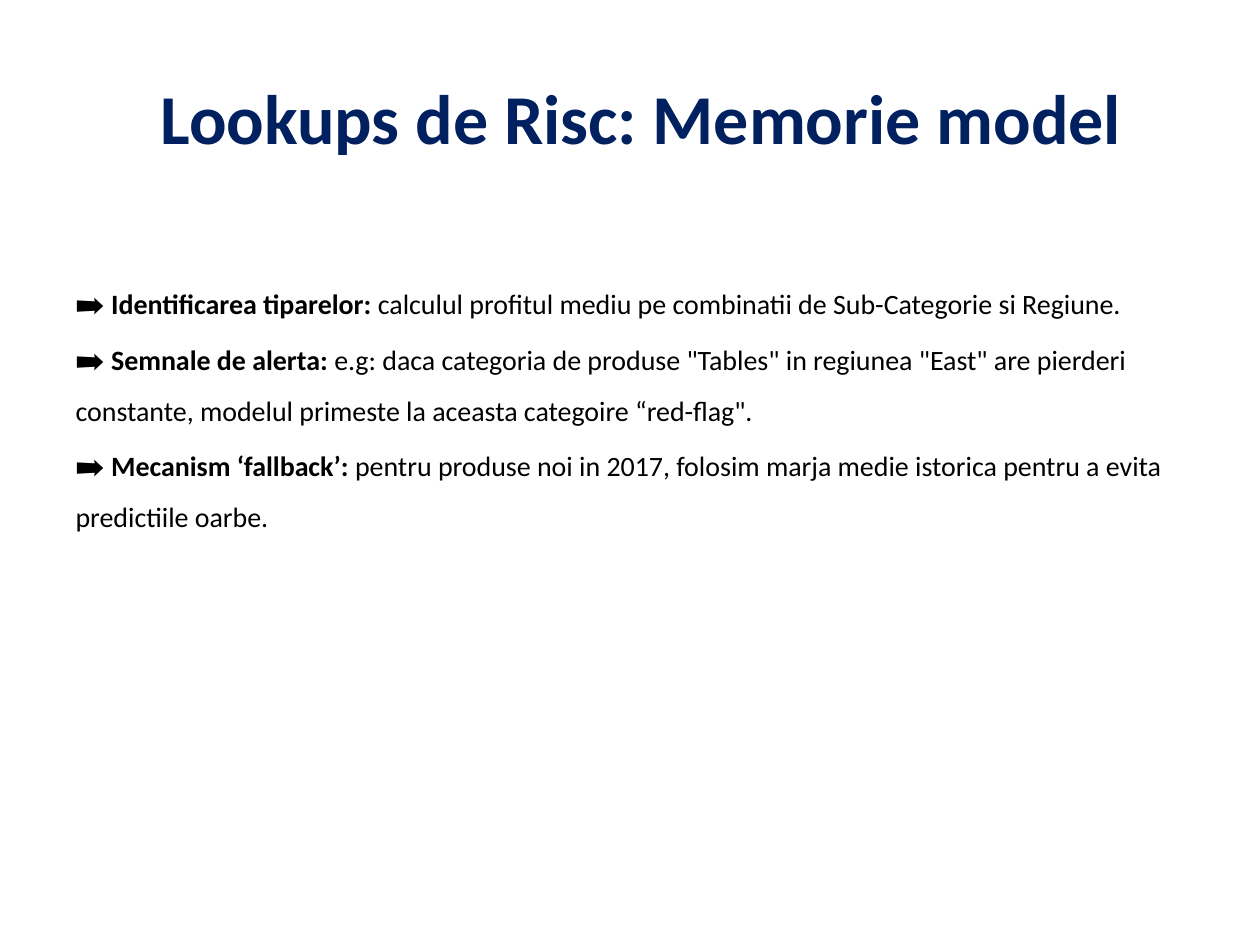
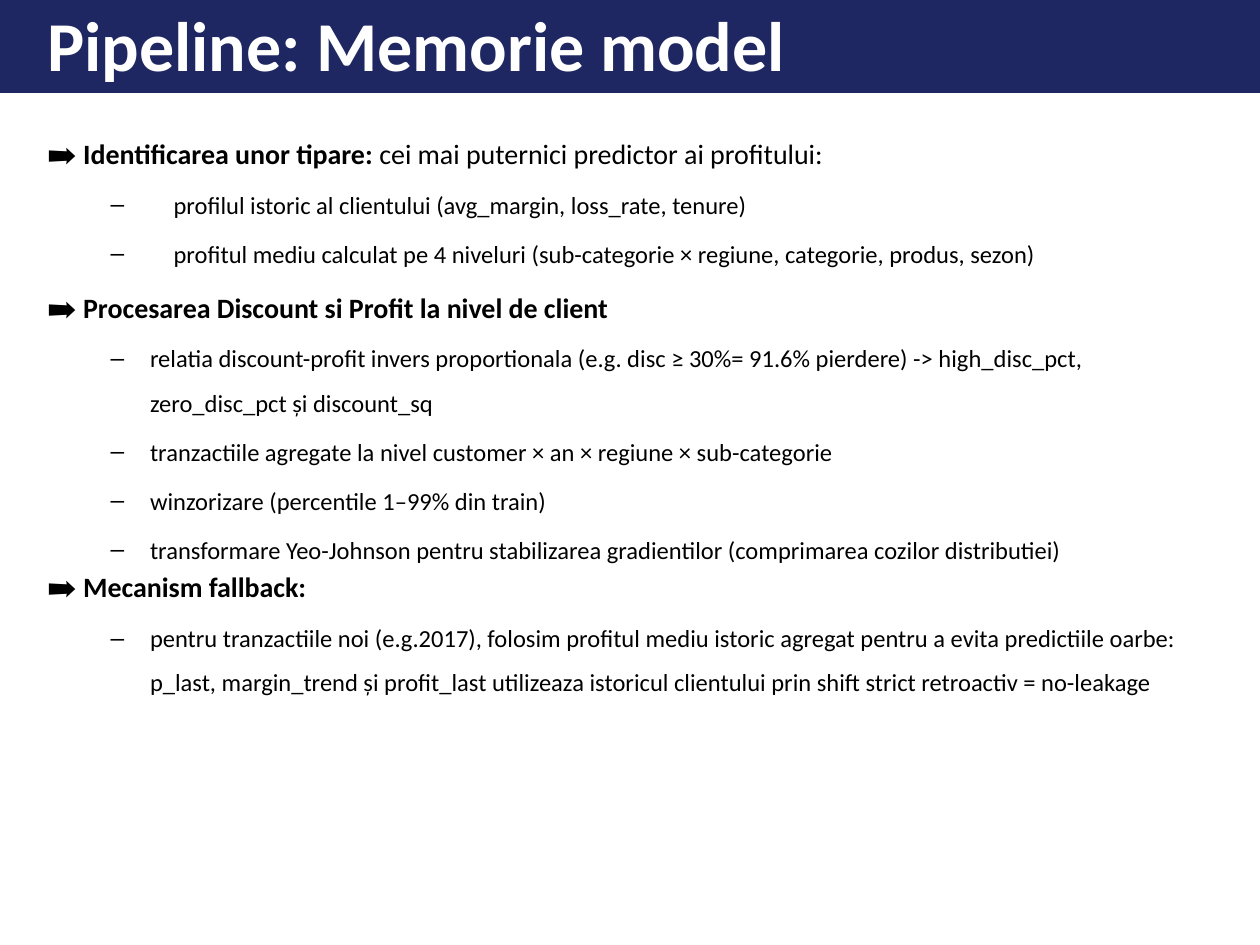
Before and after one commit to datiaxe/transactions_profit_prediction, a slide deck: slide 10 of reports/Profit_Prediction_Engine .pptx. Drawn at 1260x945 pixels with LibreOffice and Linux fonts; fonts in the diff are those of the drawing. Boxes give left, top, right and bottom in pixels: in the first picture for what was removed or moved away, otherwise in the second. Text is boxed around its words. In the diff, an @@ line names an element or a change of style, - is before the commit and + after.

```diff
--- a/reports/Profit_Prediction_Engine .pptx
+++ b/reports/Profit_Prediction_Engine .pptx
@@ rectangle added at box(0, 0, 1260, 92), fill #1E2761, outline #1E2761 1 pt @@
@@ text added at box(48, 22, 784, 82), 40 pt, text #FFFFFF, bold @@
+Pipeline: Memorie model
@@ title removed at box(161, 95, 1121, 155) @@
-Lookups de Risc: Memorie model
@@ text at box(48, 144, 1175, 696): text changed; size 16 to 14 pt @@
-➡️ Identificarea tiparelor: calculul profitul mediu pe combinatii de Sub-Categorie si Regiune.
-➡️ Semnale de alerta: e.g: daca categoria de produse "Tables" in regiunea "East" are pierderi constante, modelul primeste la aceasta categoire “red-flag".
-➡️ Mecanism ‘fallback’: pentru produse noi in 2017, folosim marja medie istorica pentru a evita predictiile oarbe.
+➡️ Identificarea unor tipare: cei mai puternici predictor ai profitului:
+  – profilul istoric al clientului (avg_margin, loss_rate, tenure)
+  – profitul mediu calculat pe 4 niveluri (sub-categorie × regiune, categorie, produs, sezon)
+➡️ Procesarea Discount si Profit la nivel de client
+  – relatia discount-profit invers proportionala (e.g. disc ≥ 30%= 91.6% pierdere) -> high_disc_pct, zero_disc_pct și discount_sq
+  – tranzactiile agregate la nivel customer × an × regiune × sub-categorie
+  – winzorizare (percentile 1–99% din train)
+  – transformare Yeo-Johnson pentru stabilizarea gradientilor (comprimarea cozilor distributiei)
+➡️ Mecanism fallback:
+  – pentru tranzactiile noi (e.g.2017), folosim profitul mediu istoric agregat pentru a evita predictiile oarbe: p_last, margin_trend și profit_last utilizeaza istoricul clientului prin shift strict retroactiv = no-leakage
```
Also in this commit, not shown: 12 other slides changed, 6 other files.
